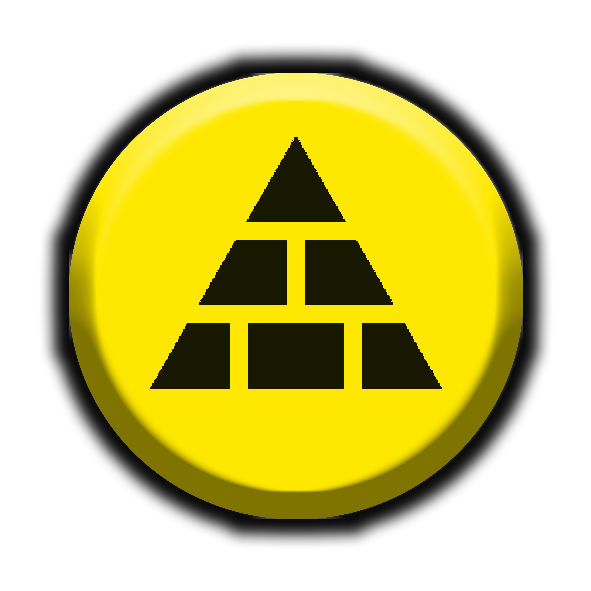
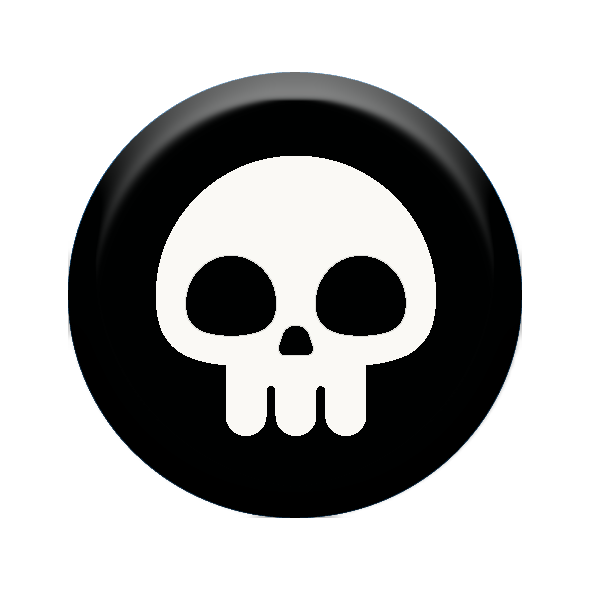
Revision of a layered 591x591 image; what changed, layer by layer:
hid group "y" (4 layers) over [69, 73, 523, 519]
added group "n" with 2 layers above "Vrstva 1" over [68, 72, 522, 518]
added layer "💀" in group "n" over [156, 156, 436, 436]
added layer "Vrstva 28" in group "n" over [68, 72, 522, 518]
